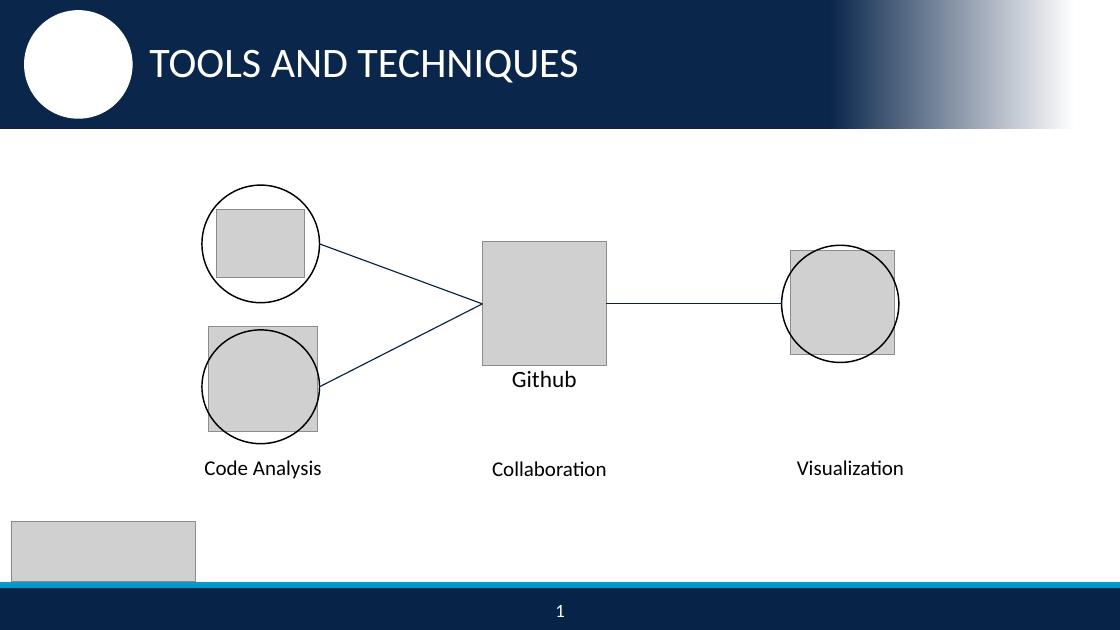
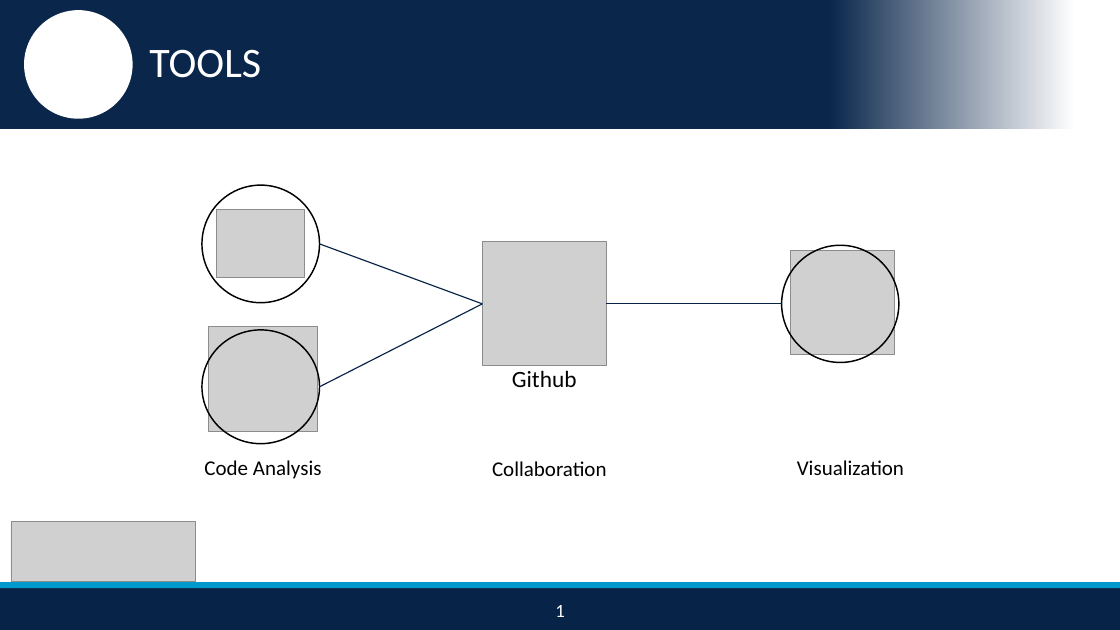
Before and after one commit to nikhilba/NOLA, a slide deck: slide 6 of Presentation/NOLA_Midterm_Presentation_v1.2.pptx. Drawn at 1120x630 pixels with LibreOffice and Linux fonts; fonts in the diff are those of the drawing; grey boxes stand for pictures; background and template pictures are left out. Boxes give left, top, right and bottom in pixels: in the first picture for what was removed or moved away, otherwise in the second. Text is boxed around its words. In the diff, an @@ line names an element or a change of style, - is before the commit and + after.

```diff
--- a/Presentation/NOLA_Midterm_Presentation_v1.2.pptx
+++ b/Presentation/NOLA_Midterm_Presentation_v1.2.pptx
@@ text at <box>149,49,261,78</box>: text changed @@
-TOOLS AND TECHNIQUES
+TOOLS
```
Also in this commit, not shown: 5 other slides changed.
